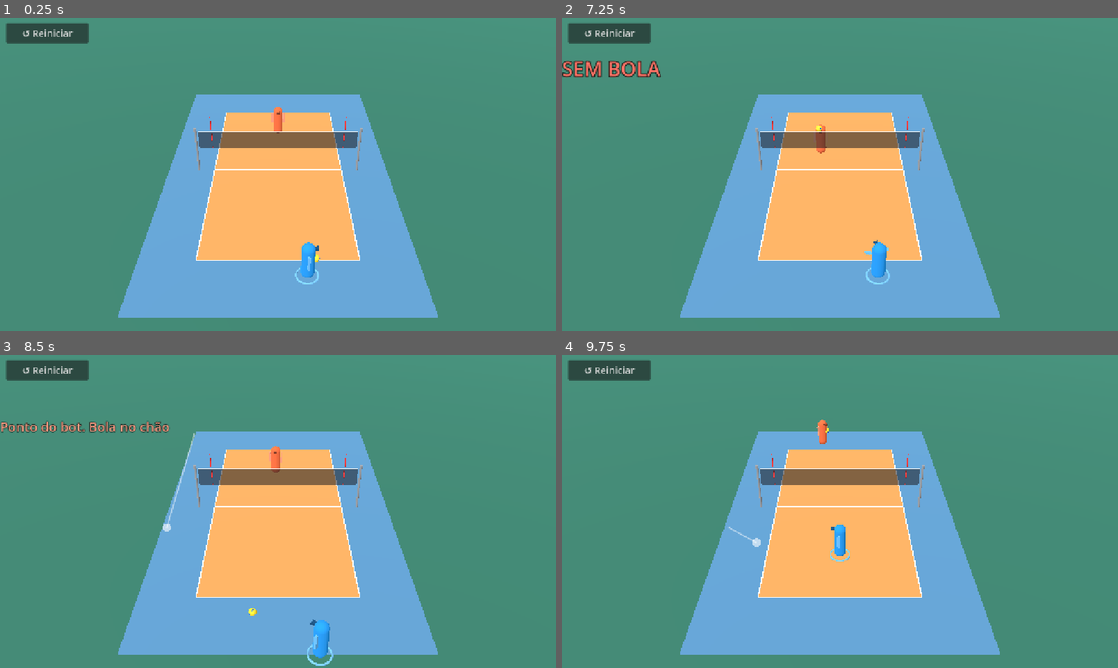
Above: before the commit, frames 1-4 (two rows, left to right).
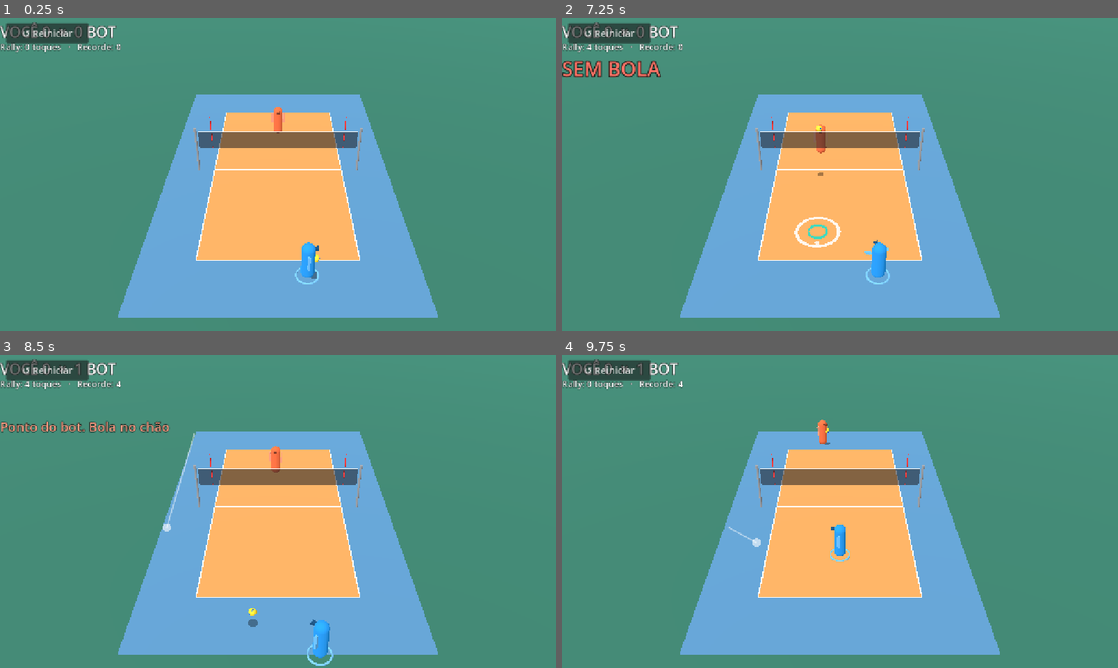
Above: after the commit, the same moments.

Repository: viniciolimadev/v-slash
Game: Godot game, scene res://scenes/main.tscn
Two runs of this game, one before a commit and one after it. Both use one fixed random seed, a clock stepped at 60 frames per second and the inputs below.
Inputs (mouse positions are in pixels of both pictures, inside the frame that each line leads up to):
- Up to frame 1 (0.25 s): no input
- Up to frame 2 (7.25 s): click "↺ Reiniciar" at 0.5 s; click "↺ Reiniciar" at 1.25 s; click "↺ Reiniciar" at 2 s; tap Enter at 2.75 s; move the mouse to (962, 158) at 2.77 s; hold D (move_right) 2.78-3.5 s; tap J at 2.85, 4.35, 5.85 s; click (962, 158) at 2.92 s; tap Space at 3.02, 6.02 s; drag from (728, 190) to (812, 237) at 3.52 s; move the mouse to (895, 105) at 4.27 s; hold D (move_right) 4.28-5 s; drag from (812, 237) to (673, 127) at 5.02 s; move the mouse to (1006, 221) at 5.77 s; hold A (move_left) 5.78-6.5 s; drag from (673, 127) to (756, 96) at 6.52 s
- Up to frame 3 (8.5 s): move the mouse to (305, 511) at 7.27 s; hold S (move_down) 7.28-8 s; tap J at 7.35 s; click (305, 511) at 7.42 s; drag from (194, 433) to (166, 527) at 8.02 s
- Up to frame 4 (9.75 s): move the mouse to (962, 495) at 8.77 s; hold W (move_up) 8.78-9.5 s; tap J at 8.85 s; tap Space at 9.02 s; drag from (728, 527) to (812, 574) at 9.52 s

The runs differ from the first frame. In frame 1, 0.6% of the frame differs, in the area x 0-57%, y 1-84%; in frame 2, 0.9%, in the area x 0-51%, y 1-74%; in frame 3, 0.6%; in frame 4, 0.6%.
Error before the commit: Parse Error: Cannot infer the type of "mine" variable because the value doesn't have a set type. (res://scripts/ui/markers.gd:57)

Commit message:
Fix markers.gd parse error and track Godot .uid files
markers.gd failed to compile on Godot 4.7 (type of 'mine' could not be
inferred from a Dictionary value), so Markers.new() failed at runtime and
no ring/shadow/aim markers were shown. Declare it as bool explicitly.

Co-Authored-By: Claude Opus 5.5 <noreply@anthropic.com>
Claude-Session: https://claude.ai/code/session_01UkqYhsqg9n5UAYUKytDnBM

Diff:
--- a/scripts/ui/markers.gd
+++ b/scripts/ui/markers.gd
@@ -54,7 +54,7 @@
 
 	# anel de timing: só quando a bola é sua
 	var plan := game.plan
-	var mine := flying and not plan.is_empty() and plan["player"] == human
+	var mine: bool = flying and not plan.is_empty() and plan["player"] == human
 	_ring.visible = mine
 	_approach.visible = false
 	if mine:
Not shown, added: scripts/ai/bot_brain.gd.uid
Not shown, added: scripts/core/ball_sim.gd.uid
Not shown, added: scripts/core/game.gd.uid
Not shown, added: scripts/core/tuning.gd.uid
Not shown, added: scripts/entities/ball.gd.uid
Not shown, added: scripts/entities/court.gd.uid
Not shown, added: scripts/entities/player.gd.uid
Not shown, added: scripts/main.gd.uid
Not shown, added: scripts/ui/hud.gd.uid
Not shown, added: scripts/ui/markers.gd.uid
Not shown, added: scripts/ui/touch_controls.gd.uid
Not shown, added: tests/run_tests.gd.uid
